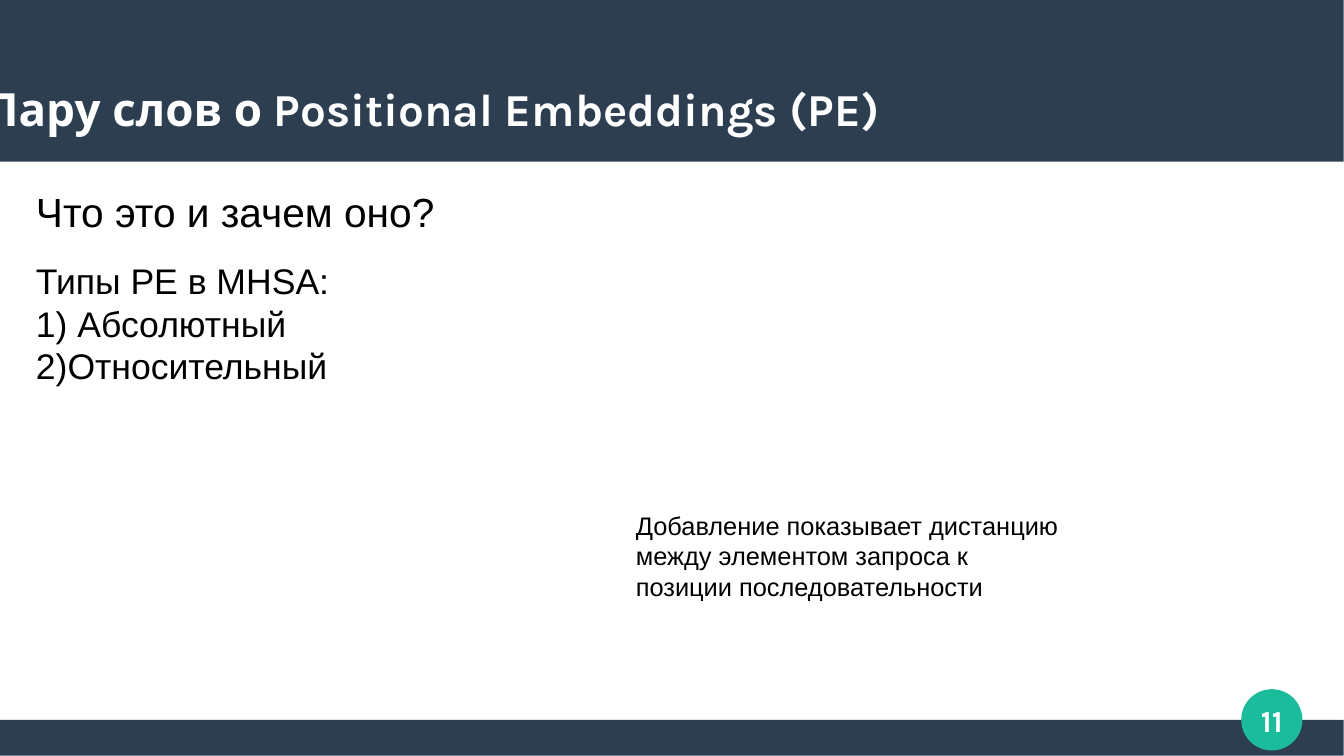
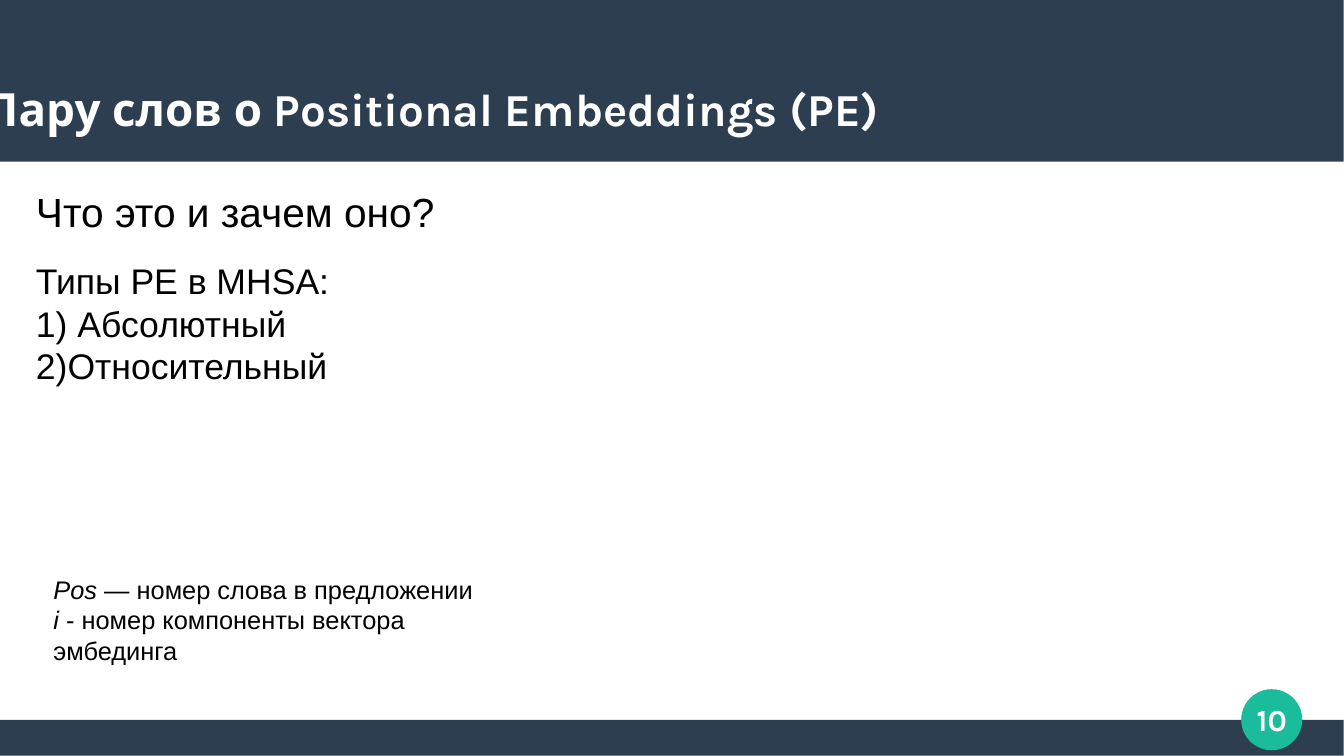
Before and after one commit to Zorinal/FilmBot, a slide deck: slide 10 of Трансфомеры.pptx (slide 11 before the commit). Drawn at 1344x756 pixels with LibreOffice and Linux fonts; fonts in the diff are those of the drawing. Boxes give left, top, right and bottom in pixels: in the first picture for what was removed or moved away, otherwise in the second. Text is boxed around its words. In the diff, an @@ line names an element or a change of style, - is before the commit and + after.

```diff
--- a/Трансфомеры.pptx
+++ b/Трансфомеры.pptx
@@ text removed at (636, 516, 1058, 601) @@
-Добавление показывает дистанцию между элементом запроса к позиции последовательности
@@ text added at (53, 581, 472, 665), 15 pt, text #000000 @@
+Pos — номер слова в предложении
+i - номер компоненты вектора эмбединга
@@ page number at (1257, 711, 1287, 732): text changed @@
-11
+10
```
Also in this commit, not shown: 4 other slides changed, 3 slides added, 1 slide removed.
